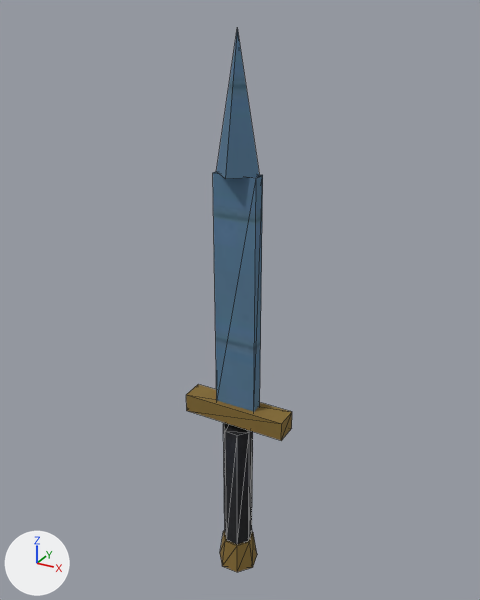
An edit to the glTF model saga-unity/Assets/SagaCore/Resources/World/wpn_dagger_rare.glb, drawn before and after from the same camera.
The view is the same before and after, from a 50 mm lens placed at (0.357, -0.644, 0.591), pointed at (-0.009, 0.022, 0.257). Every picture has the same lights, and +X, +Y and +Z are marked at lower left. The first picture is the older version. Mesh edges are drawn as thin lines. Vertices at exactly the same position are counted once.

Names of what the first picture shows: 'wpn_dagger_rare'.
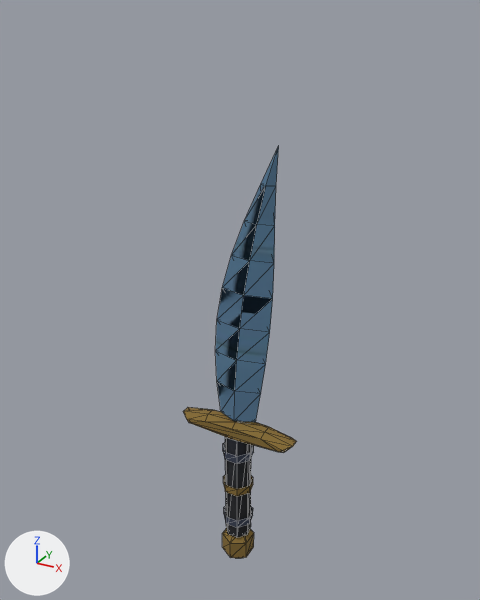
Edits to the bpy script that builds the scene:
```text
Add mat_white_stucco:
    mat_white_stucco = principled_material('white_stucco')
    mat_white_stucco.texture = img_white_stucco_toon
    mat_white_stucco.roughness = 1.0
Change me_wpn_dagger_rare:
    used by ob_wpn_dagger_rare; location = (0.0, 0.0, 0.0)
    remove me_wpn_dagger_rare.from_pydata(...)  # 75 vertices, 130 faces; spans x -0.07..0.07, y -0.027..0.041, z -0.14..0.572
    add me_wpn_dagger_rare.from_pydata(...)  # 163 vertices, 280 faces; spans x -0.082..0.082, y -0.023..0.034, z -0.134..0.457
    me_wpn_dagger_rare part 1: a new loose piece, a 7-sided cylinder along z spanning x -0.018..0.018, y -0.016..0.018, z -0.086..0.076, in mat_brown_planks_03 (picture img_brown_planks_03_toon)
    me_wpn_dagger_rare part 2: the loose piece of 14 vertices spanning x -0.027..0.027, y -0.025..0.028, z -0.14..-0.097 is rebuilt with 24 vertices and now spans x -0.02..0.02, y -0.023..0.023, z -0.134..-0.082
    me_wpn_dagger_rare part 3: the loose piece of 8 vertices spanning x -0.027..0.027, y -0.008..0.008, z 0.119..0.421 is rebuilt with 33 vertices and now spans x -0.033..0.05, y -0.01..0.01, z 0.101..0.457
    me_wpn_dagger_rare part 4: a new loose piece of 32 vertices spanning x -0.082..0.082, y -0.015..0.015, z 0.069..0.097, in mat_concrete_wall_001_001 (picture img_concrete_wall_001_toon_001)
    me_wpn_dagger_rare part 5: a new loose piece of 14 vertices spanning x -0.021..0.021, y -0.019..0.021, z -0.011..0.001, in mat_concrete_wall_001_001 (picture img_concrete_wall_001_toon_001)
    me_wpn_dagger_rare part 6: a new loose piece of 14 vertices spanning x -0.021..0.021, y -0.019..0.021, z -0.065..-0.053, in mat_white_stucco (picture img_white_stucco_toon)
    me_wpn_dagger_rare part 7: a new loose piece of 14 vertices spanning x -0.021..0.021, y -0.019..0.021, z 0.043..0.055, in mat_white_stucco (picture img_white_stucco_toon)
    me_wpn_dagger_rare part 8: the loose piece of 5 vertices spanning x -0.027..0.027, y -0.027..0.027, z 0.421..0.572 is deleted
    me_wpn_dagger_rare part 9
    22 vertices are removed from x -0.07..0.07, y -0.018..0.02, z -0.097..0.122
    36 faces are deleted
    other edits to the shape of me_wpn_dagger_rare do not show in these pictures
    add me_wpn_dagger_rare.materials.append(mat_white_stucco)  # picture img_white_stucco_toon
```

Location of each change, (x1, y1, x2, y2) in pixels of the pictures (480 x 600 px):
'wpn_dagger_rare', reshaped (7% wider, 24% shorter): before (186, 28, 292, 572); after (183, 146, 297, 558)
part 1 of me_wpn_dagger_rare, added: after (225, 437, 251, 538)
part 2 of me_wpn_dagger_rare, rebuilt (13% narrower, 28% shorter): before (220, 530, 257, 572); after (222, 528, 254, 558)
part 3 of me_wpn_dagger_rare, rebuilt (27% wider, 14% taller): before (213, 171, 263, 412); after (215, 146, 279, 422)
part 4 of me_wpn_dagger_rare, added (brown): after (183, 407, 297, 453)
part 5 of me_wpn_dagger_rare, added: after (223, 475, 253, 496)
part 6 of me_wpn_dagger_rare, added: after (224, 506, 253, 528)
part 7 of me_wpn_dagger_rare, added: after (223, 443, 254, 463)
part 8 of me_wpn_dagger_rare, deleted (blue): before (216, 28, 260, 179)
part 9 of me_wpn_dagger_rare, deleted: before (186, 384, 292, 545)
